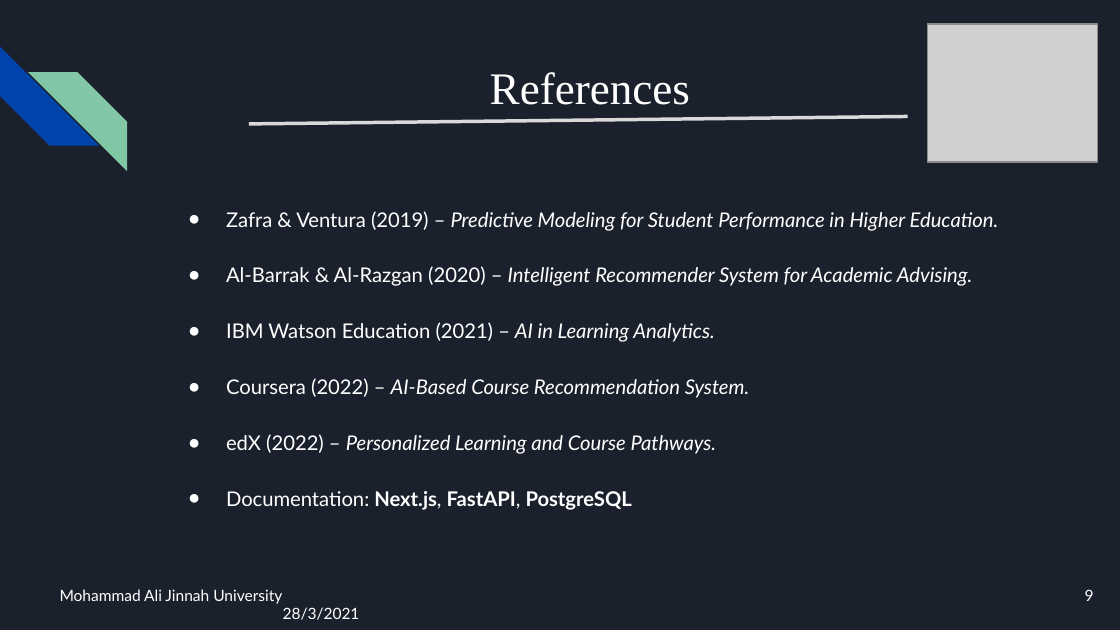
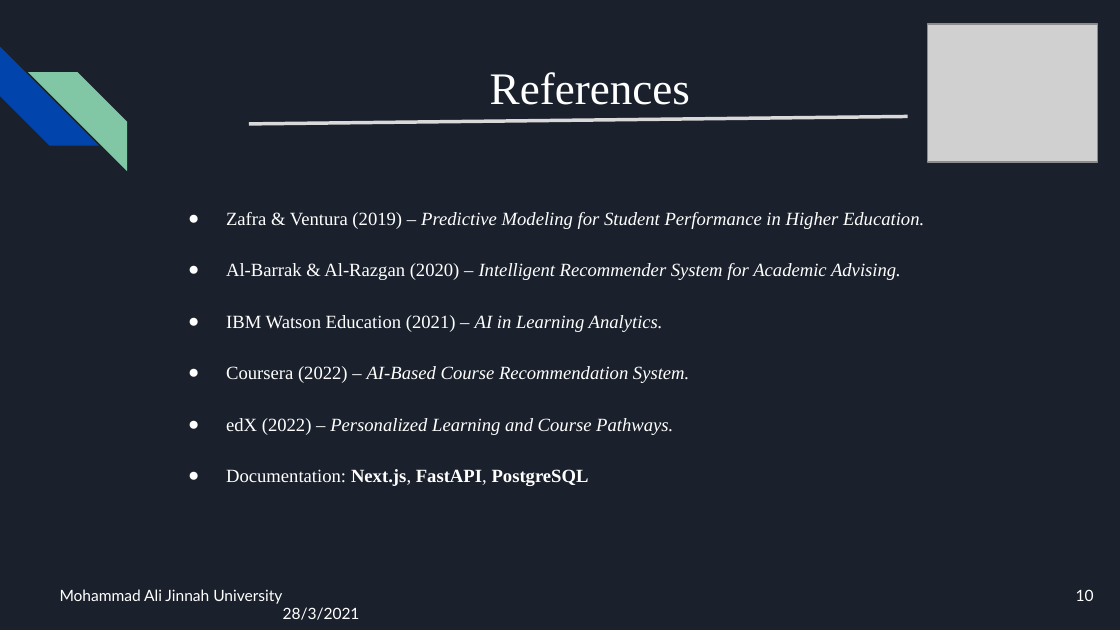
Before and after one commit to Ali-Razaaaaa/ADVISIFY-FYP, a slide deck: slide 10 of advisify (1).pptx (slide 9 before the commit). Drawn at 1120x630 pixels with LibreOffice and Linux fonts; fonts in the diff are those of the drawing; grey boxes stand for pictures. Boxes give left, top, right and bottom in pixels: in the first picture for what was removed or moved away, otherwise in the second. Text is boxed around its words. In the diff, an @@ line names an element or a change of style, - is before the commit and + after.

```diff
--- a/advisify (1).pptx
+++ b/advisify (1).pptx
@@ text "Zafra & Ventura (2019) – ..." at (226, 212, 924, 486): size 13 to 12 pt, font Lato to Times New Roman @@
@@ page number at (1076, 589, 1094, 601): text changed @@
-9
+10
```
Also in this commit, not shown: 6 other slides changed, 1 slide added, 7 other files.
